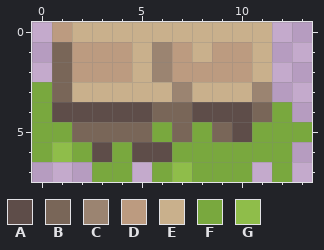
Pixel-art file, stored at assets_src/image/decoration/unit/tropical/ruin2_tropical.ase. This is how it looked before the edit.
14x8 pixels, 1 frame.
Palette (. is transparent): A #5e4d49  B #796658  C #9b8471  D #bc9b80  E #c9b08c  F #79a83e  G #8fbd4a
Pixels before, first column x 0:
0 .DEEEEEEEEEE..
1 .BDDDECDEDDE..
2 .BDDDECDDDDE..
3 FBEEEEECEEEC..
4 FAAAAABBAAABF.
5 FFBBBBFBFBAFFF
6 FGFAFAAFFFFFF.
7 ...FF.FGFFF.F.
After:
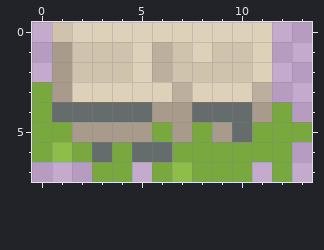
Edits made:
colour A: #5e4d49 -> #656c6c
colour B: #796658 -> #a89b8c
colour C: #9b8471 -> #bcaf9d
colour D: #bc9b80 -> #d0c3ae
colour E: #c9b08c -> #ded1ba
Where, in picture pixels (left, top, right, bottom), the same in both pictures:
changed: (52, 22, 272, 162)
